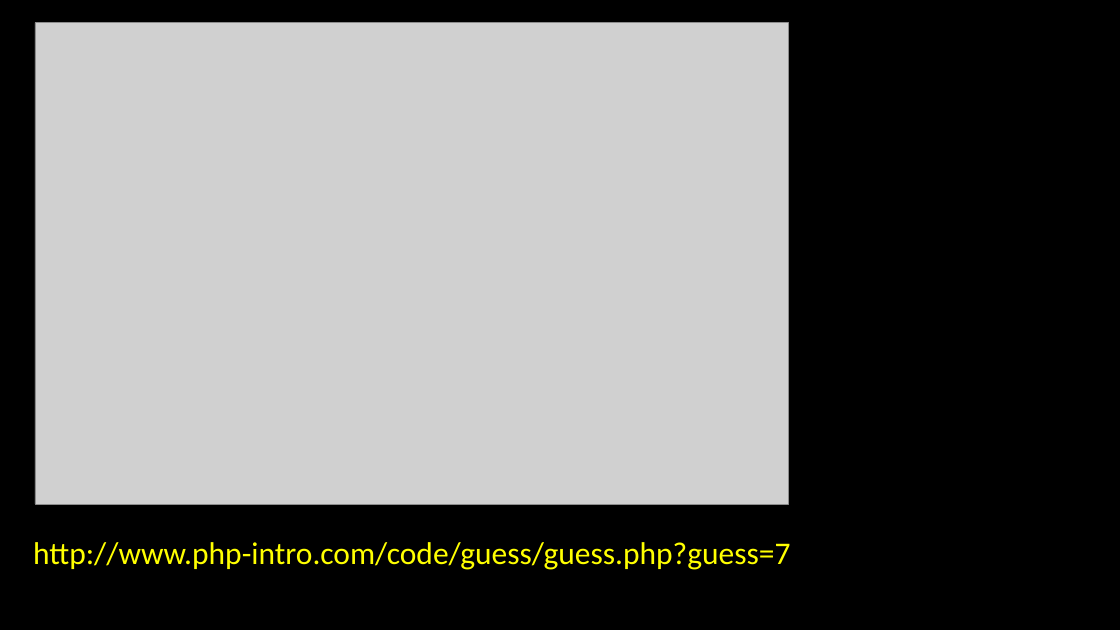
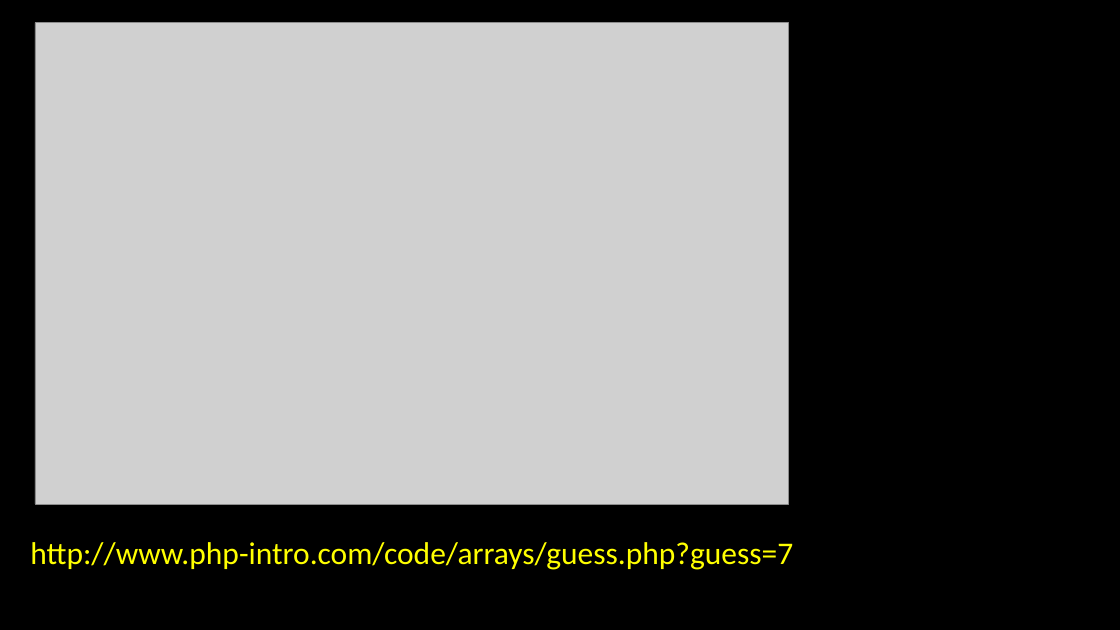
Before and after one commit to csev/wa4e, a slide deck: slide 25 of lectures/PHP-05-Arrays.ppt. Drawn at 1120x630 pixels with LibreOffice and Linux fonts; fonts in the diff are those of the drawing; grey boxes stand for pictures. Boxes give left, top, right and bottom in pixels: in the first picture for what was removed or moved away, otherwise in the second. Text is boxed around its words. In the diff, an @@ line names an element or a change of style, - is before the commit and + after.

```diff
--- a/lectures/PHP-05-Arrays.ppt
+++ b/lectures/PHP-05-Arrays.ppt
@@ text at (x1=30, y1=542, x2=793, y2=570): text changed @@
-http://www.php-intro.com/code/guess/guess.php?guess=7
+http://www.php-intro.com/code/arrays/guess.php?guess=7
```
Also in this commit, not shown: 2 other slides changed, 3 other files.
